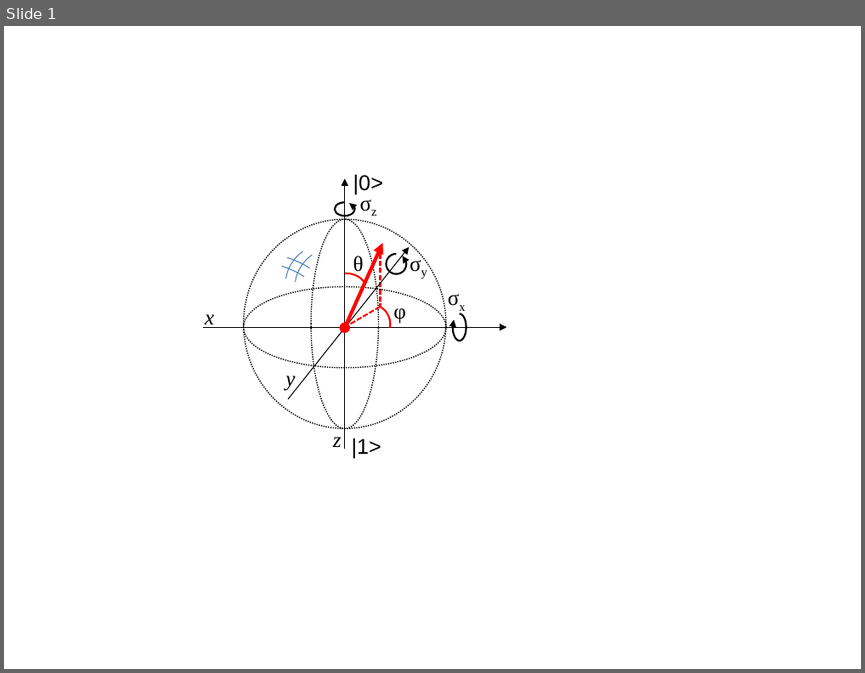
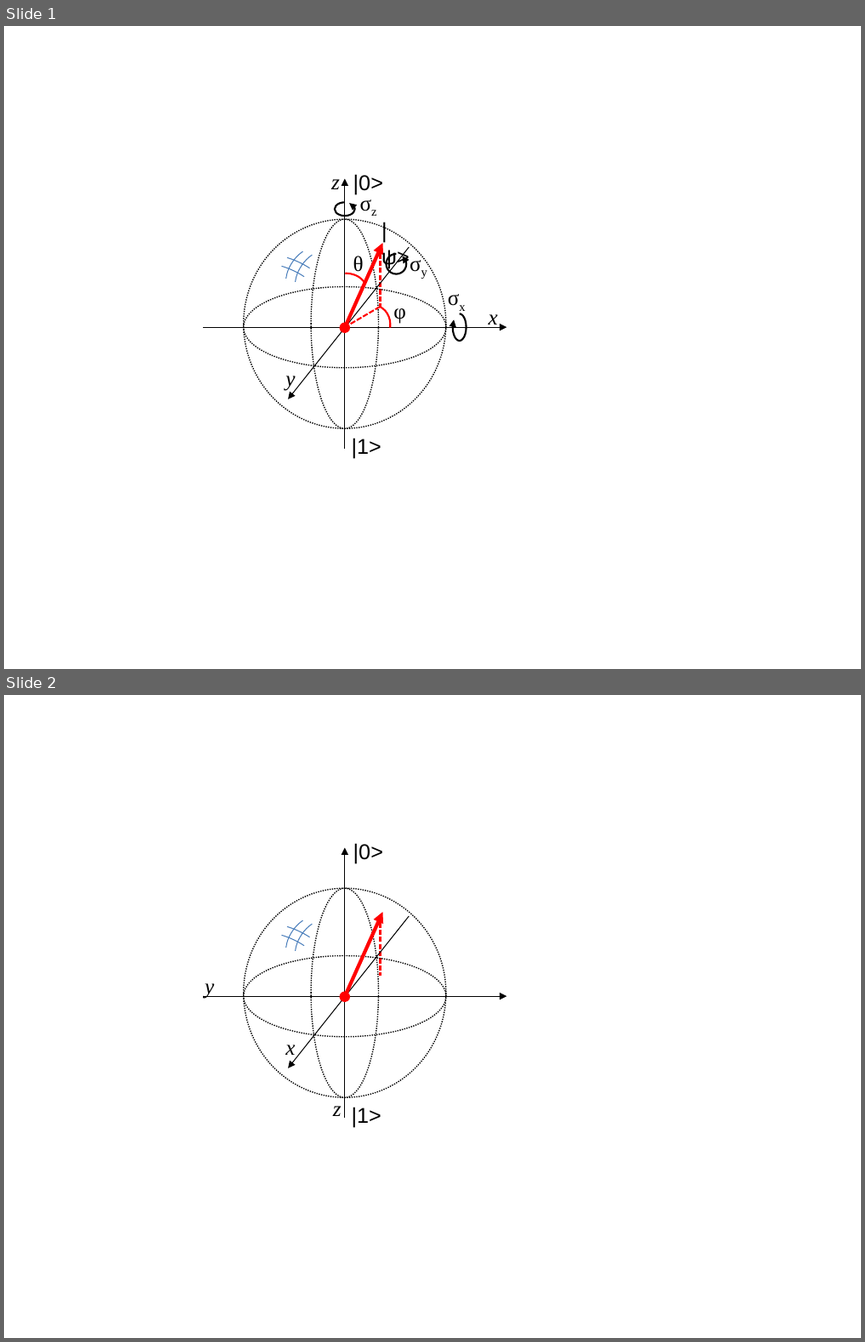
Before and after one commit to adewes/phd-thesis-physics, a slide deck: material/figures/introduction/bloch_sphere.pptx. Shown one above the other, each under a label of ours: slide 1 before the commit, slides 1 and 2 after it. The pictures are 865x673 and 865x1342 pixels, drawn with LibreOffice and Linux fonts; fonts in the diff are those of the drawing. Boxes give left, top, right and bottom in pixels: in the first picture for what was removed or moved away, otherwise in the second. Text is boxed around its words. In the diff, an @@ line names an element or a change of style, - is before the commit and + after.

```diff
--- a/material/figures/introduction/bloch_sphere.pptx
+++ b/material/figures/introduction/bloch_sphere.pptx
@@ slide 2 added at (4, 695, 861, 1338), background #FFFFFF @@
@@ arrow added from (345, 1117) to (345, 847), #000000 0.75 pt @@
@@ text added at (353, 843, 383, 864), 18 pt, text #000000 @@
+|0>
@@ ellipse added at (244, 888, 446, 1097), outline #000000 1 pt dashed @@
@@ ellipse added at (311, 888, 378, 1097), outline #000000 1 pt dashed @@
@@ arc (boxed as its full ellipse) added at (262, 918, 330, 966), outline #4B7EBC 0.75 pt @@
@@ arc (boxed as its full ellipse) added at (277, 909, 336, 972), outline #4B7EBC 0.75 pt @@
@@ arc (boxed as its full ellipse) added at (286, 913, 345, 975), outline #4B7EBC 0.75 pt @@
@@ arrow added from (409, 916) to (288, 1067), #000000 0.75 pt @@
@@ double arrow added from (345, 997) to (383, 912), #FF0000 3 pt @@
@@ line added from (381, 915) to (381, 976), #FF0000 1.5 pt dashed @@
@@ arc (boxed as its full ellipse) added at (256, 926, 324, 975), outline #4B7EBC 0.75 pt @@
@@ ellipse added at (244, 955, 446, 1036), outline #000000 1 pt dashed @@
@@ arrow added from (203, 996) to (507, 996), #000000 0.75 pt @@
@@ text added at (205, 983, 214, 998), 18 pt, text #000000, italic @@
+y
@@ text added at (285, 1044, 295, 1061), 18 pt, text #000000, italic @@
+x
@@ text added at (333, 1106, 341, 1116), 18 pt, text #000000, italic @@
+z
@@ text added at (352, 1106, 381, 1128), 18 pt, text #000000 @@
+|1>
@@ slide 1 changed as well @@
@@ text "z": place and size @@
-text "z" at (333, 437, 341, 447)
+text "z" at (331, 179, 340, 189)
@@ arrow (288, 398) - (409, 247): arrowheads changed @@
@@ text added at (381, 246, 409, 268), 18 pt, text #000000 @@
+| ψ>
@@ text "x": place and size @@
-text "x" at (205, 314, 214, 328)
+text "x" at (488, 314, 498, 328)
```
Also in this commit, not shown: 5 other files.
